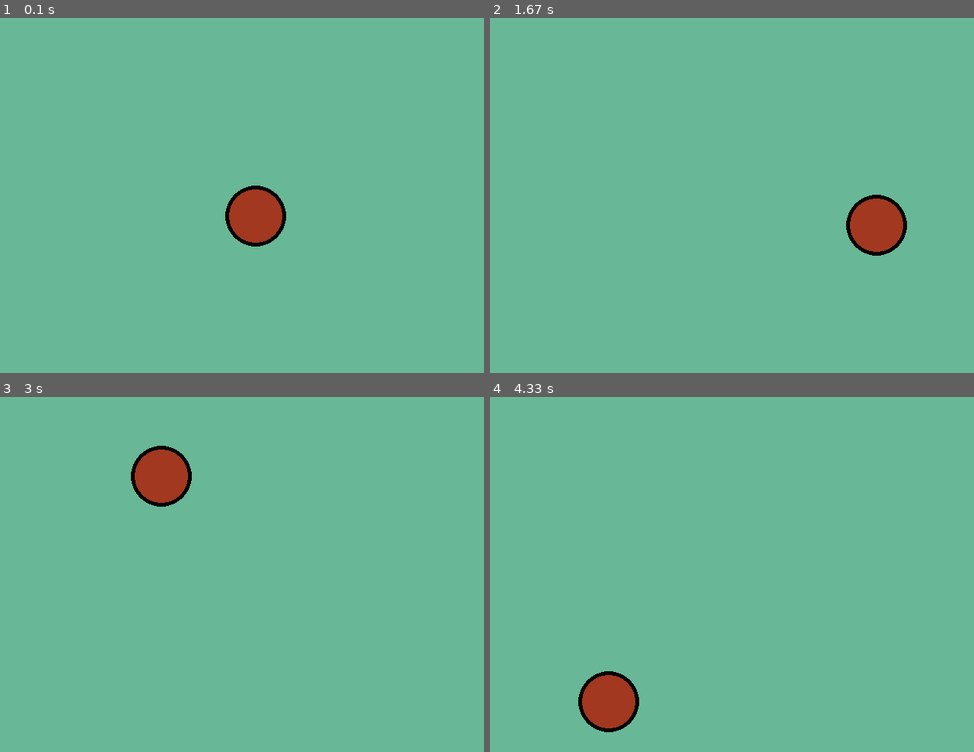
Above: before the commit, frames 1-4 (two rows, left to right).
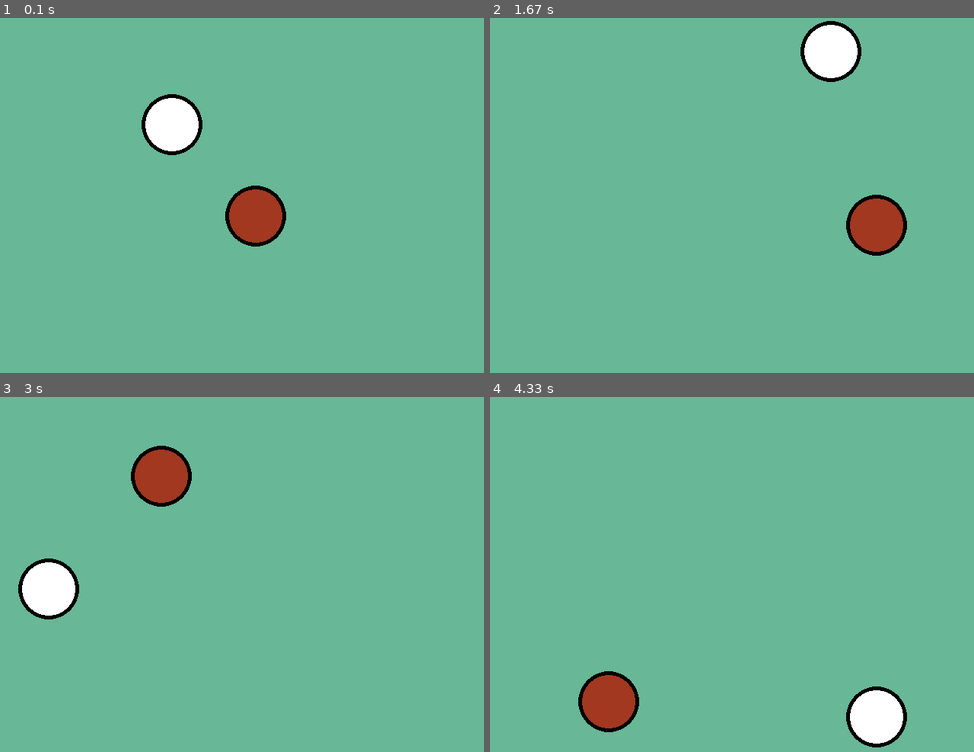
Above: after the commit, the same moments.

Repository: infProgram/inf371_spring2022-Pieces-Ho
Game: pygame game, started from pygameTutorials/ballExtend.py
Same seed, same stepped clock (60 frames per second), same inputs: the game is played once before the commit and once after it.
Inputs:
- Up to frame 1 (0.1 s): no input
- Up to frame 2 (1.67 s): no input
- Up to frame 3 (3 s): no input
- Up to frame 4 (4.33 s): no input

The runs differ from the first frame. In frame 1, 1.7% of the frame differs, in the area x 29-42%, y 21-39%; in frame 2, 1.7%; in frame 3, 1.7%; in frame 4, 1.7%.

Commit message:
Two Balls!

Diff:
--- a/pygameTutorials/ballExtend.py
+++ b/pygameTutorials/ballExtend.py
@@ -14,25 +14,21 @@
     self.ballFrame = pygame.draw.circle(screen, (0,0,0), [self.x, self.y], 40, width=5)
 
   def move(self):
-      if self.ball.left <= 0 or self.ball.right >= width:     #如果球碰到左或者右边缘，就将球横向速度取反
+      if self.ball.left <= 0 or self.ball.right >= width:
         self.ballSpeedX = - self.ballSpeedX
-      if self.ball.top <= 0 or self.ball.bottom >= height:    #如果球碰到左或者右边缘，就将球纵向速度取反
+      if self.ball.top <= 0 or self.ball.bottom >= height:
         self.ballSpeedY = - self.ballSpeedY
 
       self.x = self.x + self.ballSpeedX
       self.y = self.y + self.ballSpeedY
 
-
-
-# ballSpeed = [2, 2]
 size = width, height = 640, 480
 backgroundColor = (104,183,150)
 screen = pygame.display.set_mode(size)
 pygame.display.set_caption('Ball Game') #主窗口标题
 
-# x = 320
-# y = 240
 ball001 = OneBall(2,2,320,240,(162,56,31))
+ball002 = OneBall(3,4,200,100,(255,255,255))
 isRunning = True
 while isRunning:
   for event in pygame.event.get():
@@ -42,19 +38,8 @@
 
   ball001.draw()
   ball001.move()
-
-  # ball = pygame.draw.circle(screen, (162,56,31), [x, y], 40, width=0)
-  # frame = pygame.draw.circle(screen, (0,0,0), [x, y], 40, width=5)
-  # ballRect = ball.
-
-  # if ball.left <= 0 or ball.right >= width:     #如果球碰到左或者右边缘，就将球横向速度取反
-  #       ballSpeed[0] = - ballSpeed[0]
-  # if ball.top <= 0 or ball.bottom >= height:    #如果球碰到左或者右边缘，就将球纵向速度取反
-  #       ballSpeed[1] = - ballSpeed[1]
-
-  # x = x + ballSpeed[0]
-  # y = y + ballSpeed[1]
-
+  ball002.draw()
+  ball002.move()
 
 
   time.sleep(0.009)
